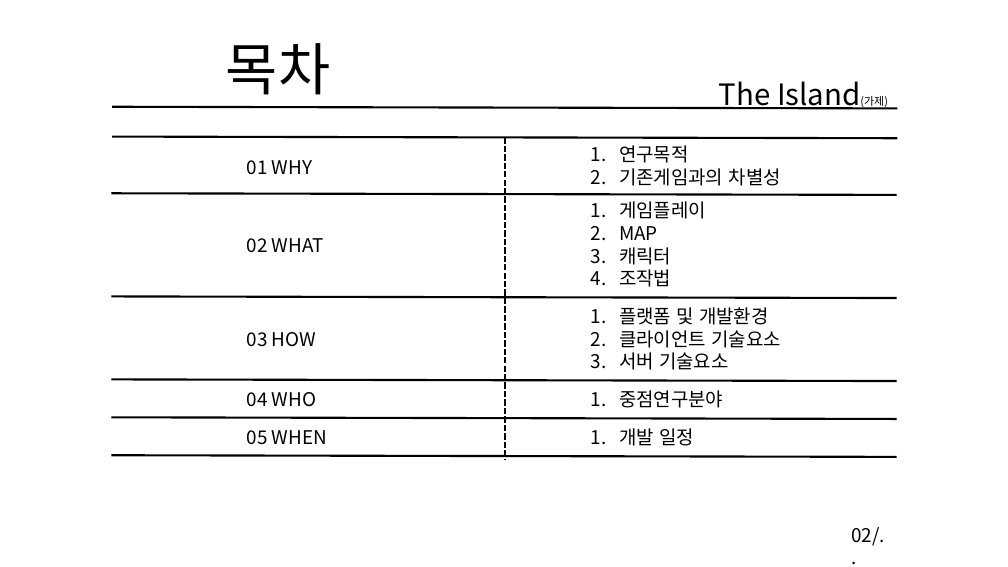
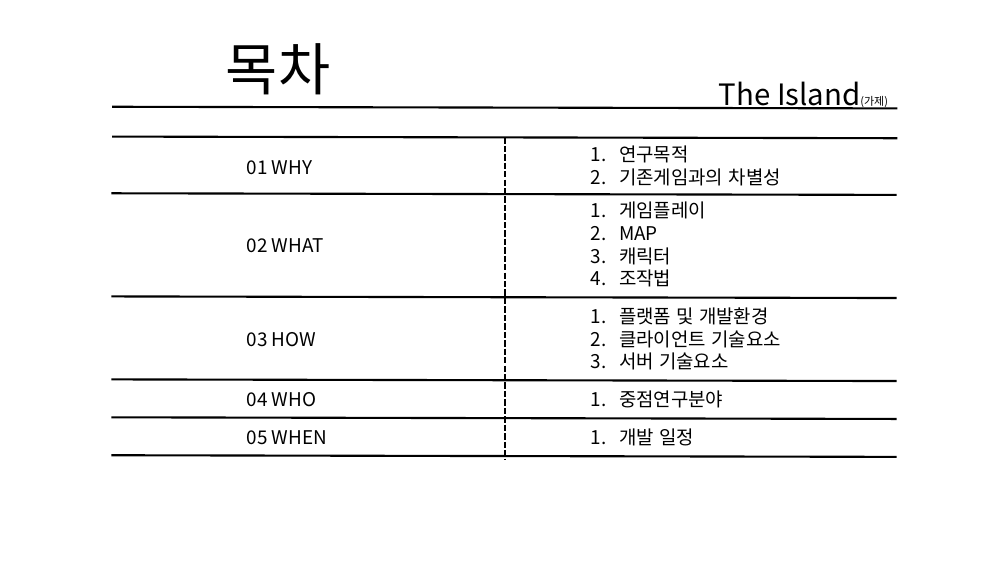
Before and after one commit to KimHaYoon/SickPerson, a slide deck: slide 2 of 문서/졸업작품 게임 기획서 초안.pptx. Drawn at 1008x567 pixels with LibreOffice and Linux fonts; fonts in the diff are those of the drawing. Boxes give left, top, right and bottom in pixels: in the first picture for what was removed or moved away, otherwise in the second. Text is boxed around its words. In the diff, an @@ line names an element or a change of style, - is before the commit and + after.

```diff
--- a/문서/졸업작품 게임 기획서 초안.pptx
+++ b/문서/졸업작품 게임 기획서 초안.pptx
@@ text removed at bbox=[851, 527, 885, 546] @@
-02/..
```
Also in this commit, not shown: 3 other slides changed.
